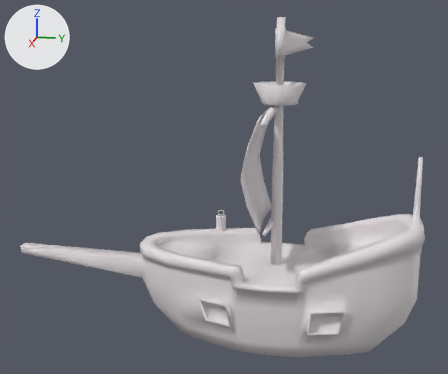
One commit to the FBX model Assets/Sacha/Prefabs/NS_Boat_low.fbx: the scene before it, then after it.
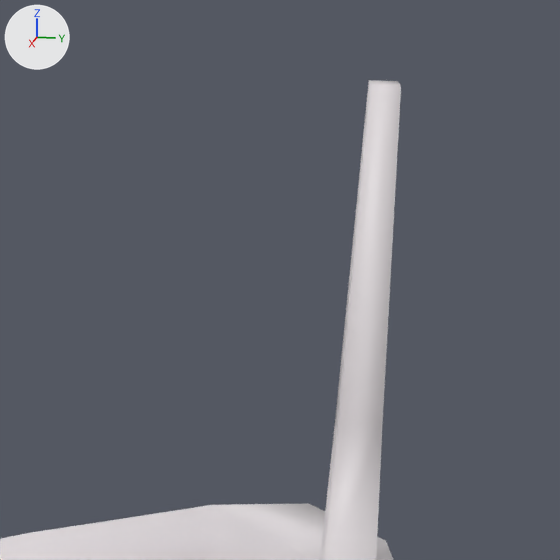
The first picture shows the older version from a 50 mm lens placed at (31.18, 3.2, 15.8), pointed at (-0.23, -3.08, 7.94). The close-ups show both versions on the part from 82% to 99% of the width and 39% to 59% of the height of that picture; other places that the commit changed are outside them. The axes (+X, +Y, +Z) are drawn at upper left. The lights are the same throughout. Where no turn or scale is listed for an object, it has been applied to the vertices.

Objects in the first close-up: 'NS_Boat_low'.
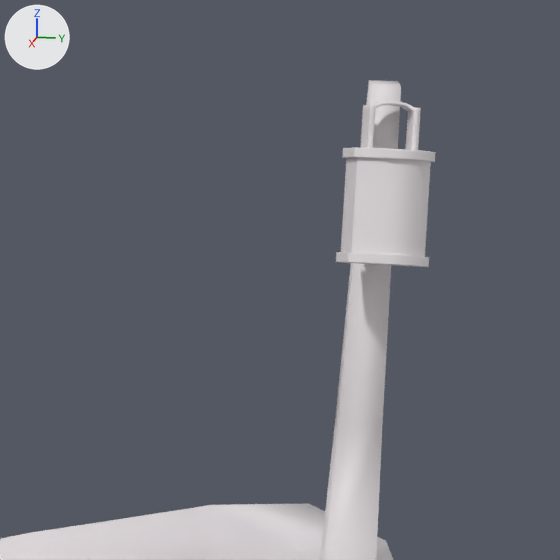
Boxes (x1, y1, x2, y2) around the edits, measured in the close-ups (560 x 560 px):
'NS_BoatLight2_low', added
    after: (336, 101, 436, 267)

What the commit changed:
Mesh me_cylinder_016 is new.
It has 436 vertices, 438 faces and spans x -0.006..0.73, y 6.757..7.343, z 7.668..8.794.
It uses material mat_m_boat (white #e7e1e4).
Object 'NS_BoatLight2_low' (ob_ns_boatlight2_low) is new; it shows me_cylinder_016.
Its location is (-0.158, -0.234, 1.061).
